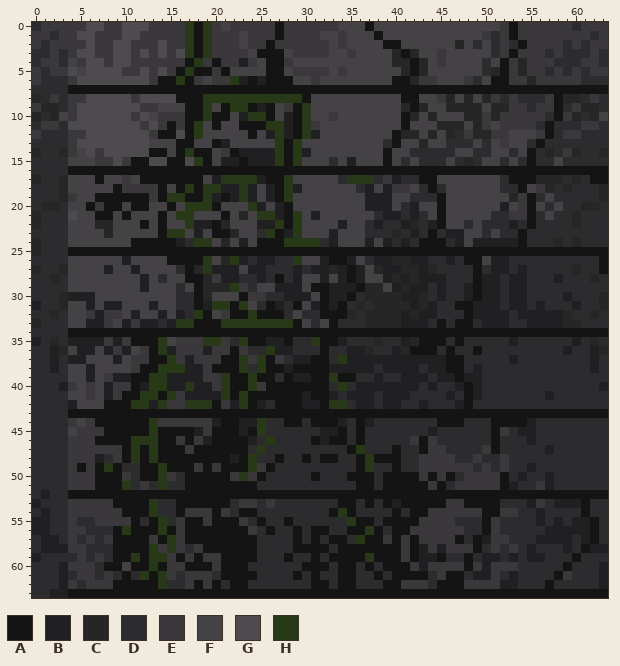
Pixel-art sprite: Art/CharSprites/mossywall.png. That is the earlier state.
The file is 64x64 pixels. Colours within 5 levels of each other are drawn and written as one.
Palette (. is transparent): A #141414  B #201f21  C #262627  D #2c2b2d  E #3a383b  F #444245  G #4e4b4f  H #283918
Pixels before (only the part around the change), first column x 0:
 0 DEEEEEGGEEGGGEEEEHAHEFEEEEEAEEEEEEFFFAFFFFFFFFFFFFFFEAEEEEEEDEEE
 1 EEDEEGGEEEGGEEEEEHAHEEEFEEEAEEEEFFEFFFAFFFFFFFFFFFEDEAEEEEEEEEDE
 2 EDEEEEGEEGGEEEGEEHAHEEEFEEAEEEEEEFEFFFFAAFFFFFFCFDFDEDAEEEEDEDEE
 3 DDEDEGGEEGGEGEGEGHAHEEEEFAAAFEEEEFFEFFFFCACFFEFFFFFDEAEEEDEDDDED
 4 DEEDFEGGEGGEEEEEEAHEAEEBEFAAEFFFFFFFFFFFCCACFEFFFFDFAECEEEDDDEED
 5 EDEEGFGGGGEEGEGEAHAAEAFFFFAAFEEEEFEFFFFFFCACFFFFFFDCAECEEDEDEDEE
 6 EDDDEGGGGGGGGEAAHAEFEEHBABAAAFFEFFFFFFFFAACEEFFFEDFAAEECEEEEEDDD
 7 DDDDAAAAAAAAAAAAAAAAAAAAAAAAAAAAAAAAAAAAAAAAAAAAAAAAAAAAAAAAAAAA
 8 CDEDEEGGGGGEGGGGAAAHHHHHHHHHHHAFFFFFFFFFFAAFFECFCFCEDEDDDEACCDED
 9 ECCDEGGGGGGGEEFFFAAHFAHHABAFEAHFFFFFFFFFFCACFFCCCCFCCEEDEEADECCD
10 CDCFEGGGGGGEGFEEEAAHAAFBHHAFBAHFFEFFFFFFFACFCFFFCCECEEEEEDAECDCF
11 DEEDGGGGGGGGEGEAEAHFAFFAAAHHBAHEFFFFFFFFFAFFFCCCFCEFEEEEDADDDEED
12 EDDDEEGGGGGGGEAAGAHFFFFFAFBHBAHBFFFFFFFFACCFCFCDECCEEFFFEADEEDDD
13 DDDDEGGGGGGGGFFFAAFFABFFFFFHAHFFFFFFFFFDAFFCFFDDDFDFEFFDADDDDDDD
14 CDDCEFGEGGGGGAAFAHAAFEABBBBHAHBFFFFFFFFAFFDDDDDFFDDFFDFADCDECDDC
15 DDDDFFFEEGEAAGGAAGHAFBBABBBHAHFFFDFBFFFAFDFDDDFDCDFFDFDADDFDDDDD
16 DDDDAAAAAAAAAAAAAAAAAAAAAAAAAAAAAAAAAAAAAAAAAAAAAAAAAAAAAAAAAAAA
17 CDDCFFFAFFEFAAAAAAAFBHHHHBAAHFFFFFDHHHDEBDDAAFFFFFFFDAAACCCDCDAA
18 DDDCFFFFFAEEEEAFAHAHHBBHBFBAHBFFFFFFDBFBEEFDADFFFFFFDDAFECDCDDDC
19 DDDCEFFAAAAAAEAHHAAHBABHBFBAHFFFFFFFFBBBFFDDDAFFFFFFFCEADFDDDDDC
20 DCCDFFAEAAFAAFFAFHHHAFFFHBFBAFFFFFFFFBBBFDBFFAFFFFFFBFEAFDFDDCCD
21 CDDDGFFAAFAFFFAFHHFFFAFCFHHBAHFBFFFFFFDBBDBDFAFFFFFDDEEADFDDCDDD
22 CDDDFFFCCFFFAFAFFHBBACFFFBBHAHFFFFBFFDBDDBCDBAFFDFDDDBDADDDDCDDD
23 DDDDFFFFCFFFFFAHHFBFAACFFDHABHFFFBFFFDDDCDBDADBBFFDFDDADDDDDDDDD
24 CDDDFFFFFFFAAAAABDHHFCFBFAAAHHHHDBFFFBFBDBDAAADBFBBBBBADDDCDCDDD
25 CDDDAAAAAAAAAAAAAAAAAAAAAAAAAAAAAAAAAAAAAAAAAAAAAAAAAAAAAAAAAAAA
26 DDDDFFFFFFBFFFFAAAAHFCHBDBBDDHFFBAABFDBBCCBBDDBDAAFBBDDDDDDDDDDA
27 CDDCFFFFBFFBFFFFDACHBBBFBBDDDBDBBCBABFCBBCCBCDDDDADBBDBDDDDDCDDA
28 DDCDFFFFFFFFBFDFFAACEBBDDBDADBFFBFBABFFBCBCBBBDDDABBDBBDDDBDDDCD
29 DDDDFFFFFFFFBFFFDFACCCHEDFFBBBFAABBBACCFBCBBDBDDBABBDBBDDDDDDDDD
30 DDDCBBBFFFFFFFFFDDACFFFAEEDDBBBFABBADCCCCBBCDBDDBABBDBBDDDDBDDDC
31 BDDCFFBFBBFFFBFFDDABHHAHFDABDAFBABADCDCCCCBCBDDAABBBDBBDBDDDBDDC
32 DDCDFFEBEEFBFFBFBDHAFEAAHAAADFDDAAACDCCCCBCBBDDDABBBBDBBBBBCDDCD
33 CDDDFFBBEFBEBBDBHHAAAHHHHHHHHAFDFADDDCCCCBBBDADAADBBBDDBBBBCCDDD
34 DDDDAAAAAAAAAAAAAAAAAAAAAAAAAAAAAAAAAAAAAAAAAAAAAAAAAAAAAAAAAAAA
35 BDCDBBBBEBEAAAHFEEEHHEDHAABBADDHAABDDDCDDBCAAADADDDDDBDDDDDDBDCD
36 DDBCFBBFBEBFEAHBEEEBEEAEDDHBBDDDADDBBCDDBCAAADADDADDDDDDDDDBDDBC
37 DDBDBBFFFBFEEAAHEBEEEAAHEHAEDBBAADHBBBBBBBBBBBAADDDDDBDDDDDDDDBD
38 DDBDFFBFFFFEAAHHHBBEAAAHDHAABAAAABBBBBDBBBBDBBAADBDDDDDDDDDDDDBD
39 DDDDFFBFEBBAAHHBBBBEEHAAHAADABBAAHAADDBDDBBBDBBABBDDDDDDDDDDDDDD
40 DDDBEFEFBEEABHHBBHBBEHAAHEAAAAAAADHDBBBBBBBDBDDBABDDDDDDDDDDDDDB
41 DDDDFFEFBEAAHHAHEBBBBHAHAAAAAABAABDBBBDBBBDDDDBDABDDDDDDDBDDDDDD
42 DDDDBFFFAAAHHBHEEHHHAEBHABDAAABBAHHDBBDBBDDBDDDBADDDDDDDDDDDDDDD
43 DDDDAAAAAAAAAAAAAAAAAAAAAAAAAAAAAAAAAAAAAAAAAAAAAAAAAAAAAAAAAAAA
44 DDDDEFEAAAAAAHEEEEEEBAABBHDDAADAAABDABDDDDDDDAAADDDAAAABDDDDDDDD
45 DDDDFEEEAAAAAHAAAABEAAABAHDDDDDDBBADADDDDDDDBDDDDDDAEDBBDDDDDDDD
46 DDDDEEEAAAAHHHAAEAEBAAAABDHDDDDABAADADDDDDEAEDDDDDDADDDBDDDDDDDD
47 DDDDEEEEEEAHAHAAAEAAAAAADHDDDDDDDDDAHDDDADDAEEDDDDEADDDDDBDDDDDD
48 DDDDEEEBDEAHAHAAAAAAAABAHDDADDADAADDAHAAADDEEEEDDEDDEDDDDDDDDDDD
49 DDDDEAEAHADDAAHAAAEAEAAAHEADDDDDDDDDAHDDADDEEEEEEDEDEDDBDDDDDDDD
50 DDDDEEEAAAEDAAHEDAAAAAEHEADDDDDADDDAAADAAAAEAEADEEEEADBDDBDDDDDD
51 DDDDEEEAAAHDEDHDDAAAAAAAADDDDDDDDDDDAADAAAAAEADEEEEEABDDEBDDDDDD
52 DBDDAAAAAAAAAAAAAAAAAAAAAAAAAAAAAAAAAAAAAAAAAAAAAAAAAAAAAAAAAAAA
53 BDDDEEEEEAAAAHDDAAAAAADEEDEDDDDDDDAADADABAAAAAEEAAAADDDBEDBBBADD
54 DBDDEEEEEEAAAHDDAEEEAEDAADDDDDDDDAHADDDDADAAEEEEEEAAEEDDBDDDDADD
55 BBDDEDDEEEEADAHDEAAEAAAEDADDADDDDDDHAADAAAAEEEEDDDAEDDDDBDBDBBAD
56 BBDDEEDDDAHAAAHAEAAAAAAAEDADDADAADDAAHADAAEEEEEEDDAEDDDDDBBBBBAD
57 DBBDEDEDEAAAAEAHEAAAAAAAADDDDADADAADHAAEAEAEEEEADABEEDDDBBBBDBAD
58 DBBBEEDDDAAAAHEHEDEAAAAAADDDDAAAADAAAAAAAEABEBEEEADEDEDBDDDBDABB
59 BDDDDEDEDAAHAHHEAEAEEAAAADDDADDADAAAAHAAAEABBADDADBBDBDBBDDDADDD
60 DDDBEEEDAAFAAHAEEAAAEAAADDDDDDAAADAADADAAAEBEEEEAEBEEEDDDDDADDDB
61 DDDBDEEDEDADHAHEDEEEDAAAADDDDADADDAADDADAAAADEAADBBEDBDDDDAEDDDB
62 DDDBEDEEEAAAAAHDDEAEADAADDDDDDDAADAADDDAAEEEDAAAEEEEBBDDDADDDDDB
63 DDBBAAAAAAAAAAAAAAAAAAAAAAAAAAAAAAAAAAAAAAAAAAAAAAAAAAAAAAAAAAAA
Once edited:
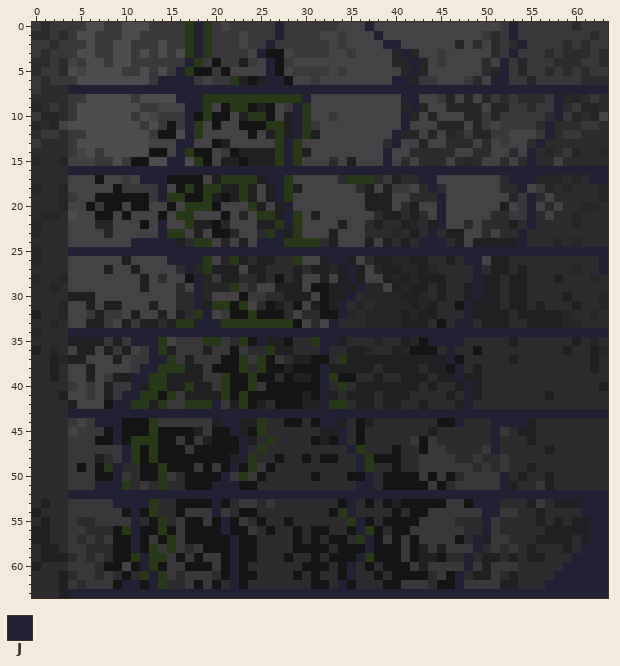
Colours new in this view: J #222034
Change:
Changed rows in their new state; - is an unchanged pixel.
first column x 0:
 0 ED----------------J--------J---------J---------------J----------
 1 DDED--------------J--------J----------J--------------J----------
 2 -ED---------------J-------J------------JJ-------------J---------
 3 E--E--------------J------J---------------J-----------J----------
 4 -D---------------J--------J---------------J---------J-----------
 5 DE-D------------J---------J---------------J---------J-----------
 6 --EE----------JJJJ--------JJ------------JJ---------JJ-----------
 7 E---JJJJJJJJJJJJJJJJJJJJJJJJJJJJJJJJJJJJJJJJJJJJJJJJJJJJJJJJJJJJ
 8 D-D-------------JJJ-----------J----------JJ---------------J-----
 9 CDE--------------JJ----------J------------J---------------J-----
10 EC-D-------------J-----------J-----------J----------------J-----
11 CDCF-------------J-----------J-----------J---------------J------
12 DEE--------------J-----------J----------J----------------J------
13 E---------------JJ----------J-----------J---------------J-------
14 D--D------------J-----------J----------J---------------J--------
15 C--C-----------JJ-----------J----------J---------------J--------
16 ----JJJJJJJJJJJJJJJJJJJJJJJJJJJJJJJJJJJJJJJJJJJJJJJJJJJJJJJJJJJJ
17 D--D--------JJJ-----------JJ---------------JJ--------JJJ------JJ
18 C-------------J------------J----------------J---------J---------
19 --------------J------------J-----------------J---------J--------
20 -DDC------------------------J----------------J---------J--------
21 DCC-------------------------J----------------J---------J--------
22 --------------J-------------J----------------J---------J--------
23 C-------------J------------J----------------J---------J---------
24 D----------JJJJJ---------JJJ---------------JJJ--------J---------
25 ----JJJJJJJJJJJJJJJJJJJJJJJJJJJJJJJJJJJJJJJJJJJJJJJJJJJJJJJJJJJJ
26 C--------------JJJJ--------------JJ-------------JJ-------------J
27 D--D-------------J-----------------J-------------J-------------J
28 C-DC--------------J----------------J-------------J--------------
29 --C---------------J-----------------J------------J--------------
30 ---D--------------J----------------J-------------J--------------
31 D-----------------J---------------J-------------J---------------
32 B-DC---------------J--------------J-------------J---------------
33 D-C---------------JJJ------------J-------------JJ---------------
34 C---JJJJJJJJJJJJJJJJJJJJJJJJJJJJJJJJJJJJJJJJJJJJJJJJJJJJJJJJJJJJ
35 D-D--------JJJ-----------J------JJ----------JJJJ----------------
36 B-CD---------J------------------J-------------J-----------------
37 ---C---------JJ-------------------------------J-----------------
38 ------------JJ------------------J--------------J----------------
39 --B--------JJ-------------------J--------------J----------------
40 ---D-------J--------------------J---------------J---------------
41 ---B------JJ--------------------J---------------J---------------
42 ---------JJ---------J-----------J---------------J---------------
43 ----JJJJJJJJJJJJJJJJJJJJJJJJJJJJJJJJJJJJJJJJJJJJJJJJJJJJJJJJJJJJ
44 -------JJJ-----------JJ---------JJ-------------J---JJJJ---------
45 ---------J------------J-----------J----------------J------------
46 ---------J-------------J----------J----------------J------------
47 ----------J------------J-----------J---------------J------------
48 ----------J------------J------------J---------------------------
49 ---------J------------J-------------J---------------------------
50 ---------J-----------J---------------J--------------J-----------
51 -------JJJ----------JJJ-------------JJ--------------J-----------
52 -D--JJJJJJJJJJJJJJJJJJJJJJJJJJJJJJJJJJJJJJJJJJJJJJJJJJJJJJJJJJJJ
53 DB-------JJJJ-------J--------------J-------------JJJ---------JJJ
54 BD---------J--------J--------------J--------------JJ---------JJJ
55 D----------J---------J--------------J-------------J-----------JJ
56 -----------J---------J--------------J-------------J-----------JJ
57 B-D--------J----------J--------------J-----------J------------JJ
58 ---D-------J----------J--------------J-----------J-----------JJJ
59 DBBB--------J---------J-------------J-----------J-----------JJJJ
60 B--D--------J---------J------------J------------J----------JJJJJ
61 -------------J--------J------------J-----------J----------JJJJJJ
62 ----------JJ-J--------J-----------J------------J---------JJJJJJJ
63 --D-JJJJJJJJJJJJJJJJJJJJJJJJJJJJJJJJJJJJJJJJJJJJJJJJJJJJJJJJJJJJ
Changed places in both pictures, as pixel boxes (x1, y1, x2, y2):
changed: (32, 22, 608, 598)
